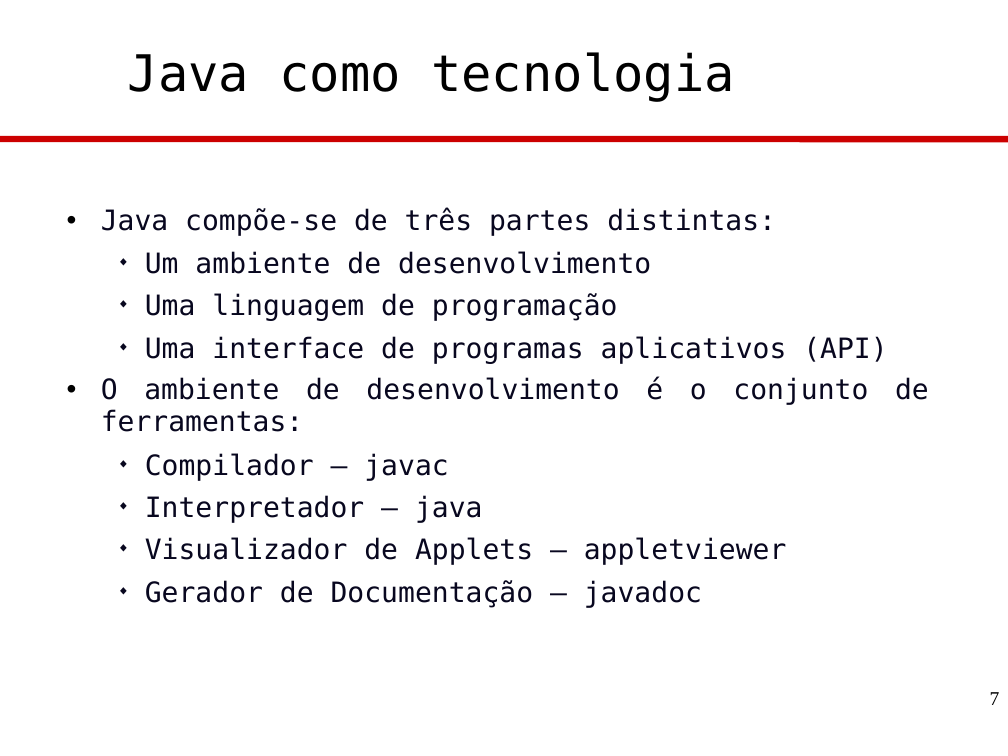
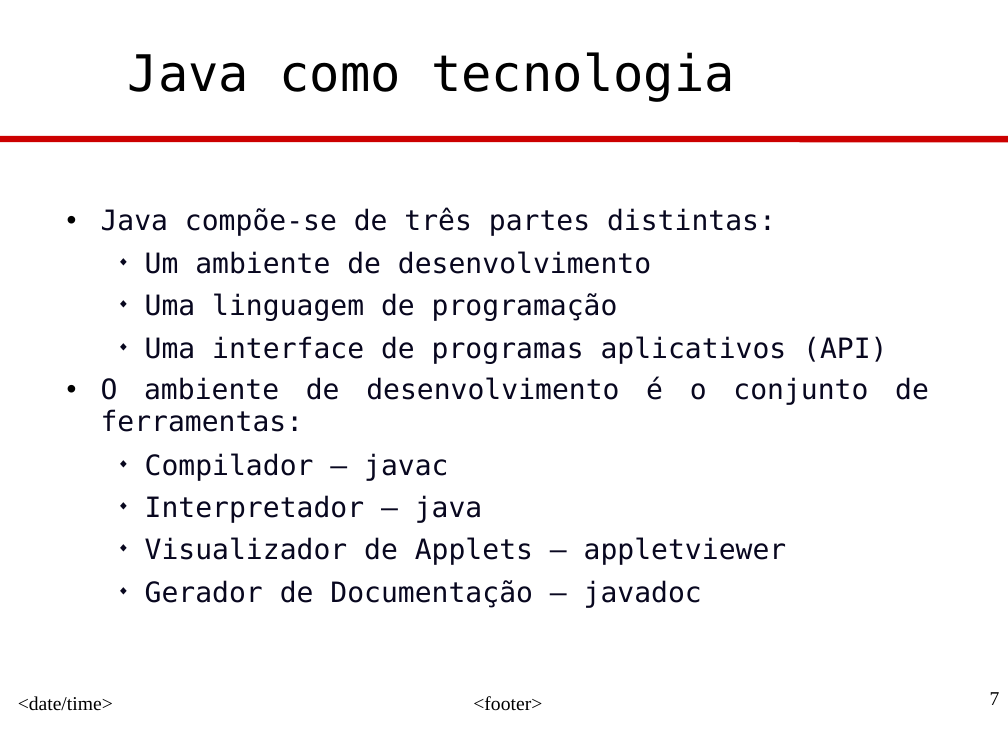
Before and after one commit to eaoliveira/DSJ-N1602, a slide deck: slide 7 of Professor/src/introducao/JavaProg-1-Introducao.ppt. Drawn at 1008x756 pixels with LibreOffice and Linux fonts; fonts in the diff are those of the drawing; background and template pictures are left out. Boxes give left, top, right and bottom in pixels: in the first picture for what was removed or moved away, otherwise in the second. Text is boxed around its words. In the diff, an @@ line names an element or a change of style, - is before the commit and + after.

```diff
--- a/Professor/src/introducao/JavaProg-1-Introducao.ppt
+++ b/Professor/src/introducao/JavaProg-1-Introducao.ppt
@@ text added at (18,696,113,711), 14 pt, text #000000 @@
+<date/time>
@@ text added at (473,696,542,711), 14 pt, text #000000 @@
+<footer>
```
Also in this commit, not shown: 30 other slides changed.
